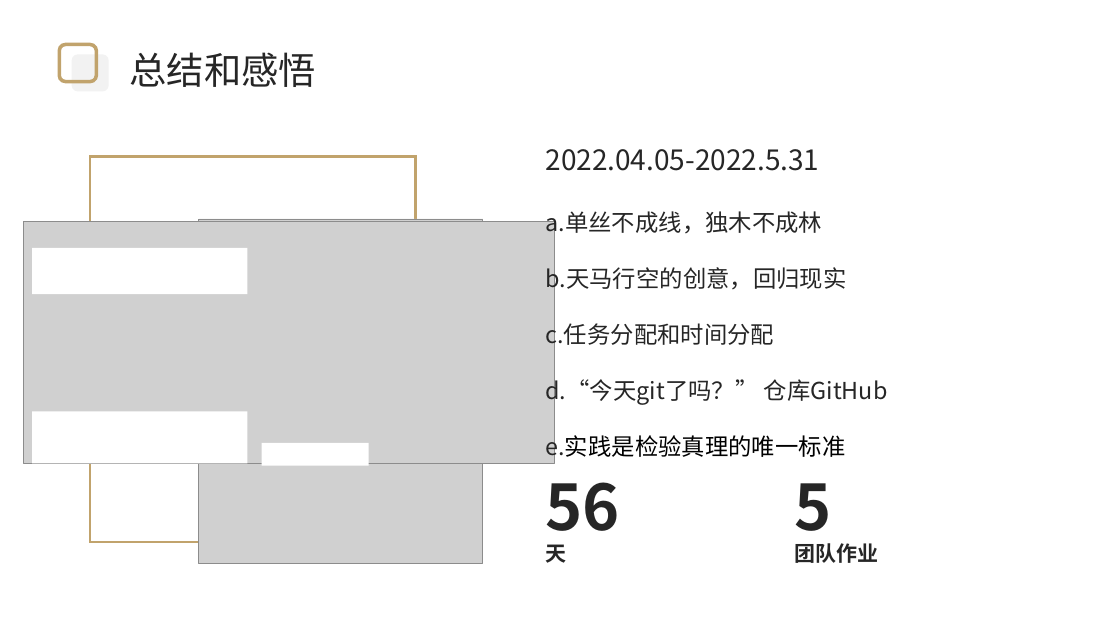
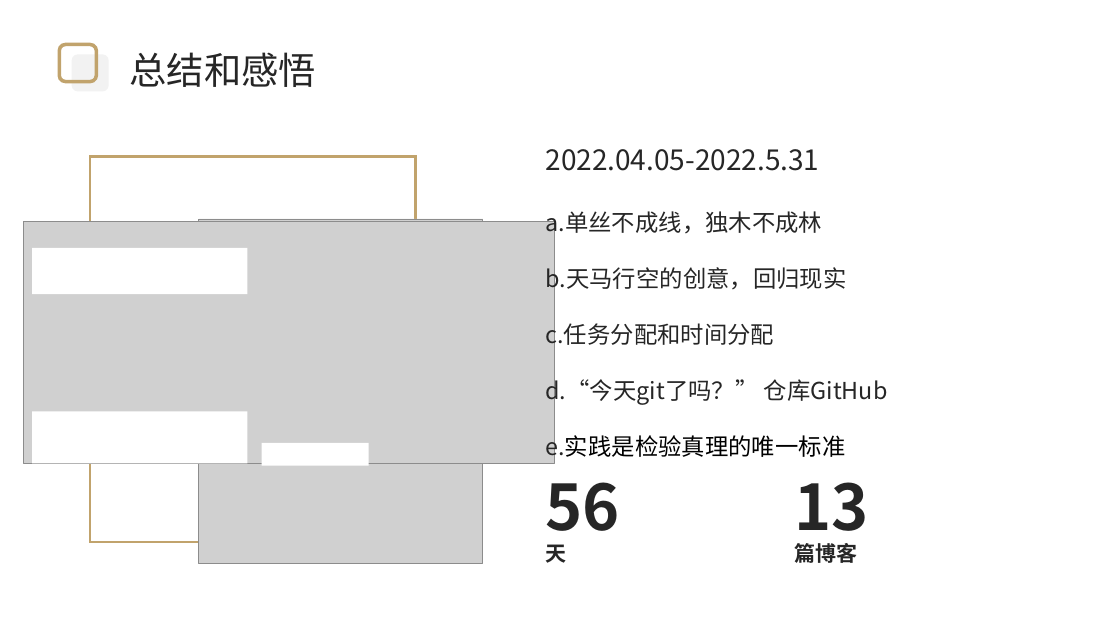
Before and after one commit to 2021FYWZ/wind, a slide deck: slide 18 of doc/项目答辩.pptx (slide 20 before the commit). Drawn at 1120x630 pixels with LibreOffice and Linux fonts; fonts in the diff are those of the drawing; grey boxes stand for pictures; background and template pictures are left out. Boxes give left, top, right and bottom in pixels: in the first picture for what was removed or moved away, otherwise in the second. Text is boxed around its words. In the diff, an @@ line names an element or a change of style, - is before the commit and + after.

```diff
--- a/doc/项目答辩.pptx
+++ b/doc/项目答辩.pptx
@@ text at (795, 482, 869, 545): text changed @@
-5
+13
@@ text at (795, 543, 858, 563): text changed @@
-团队作业
+篇博客
```
Also in this commit, not shown: 9 other slides changed, 2 slides removed.
